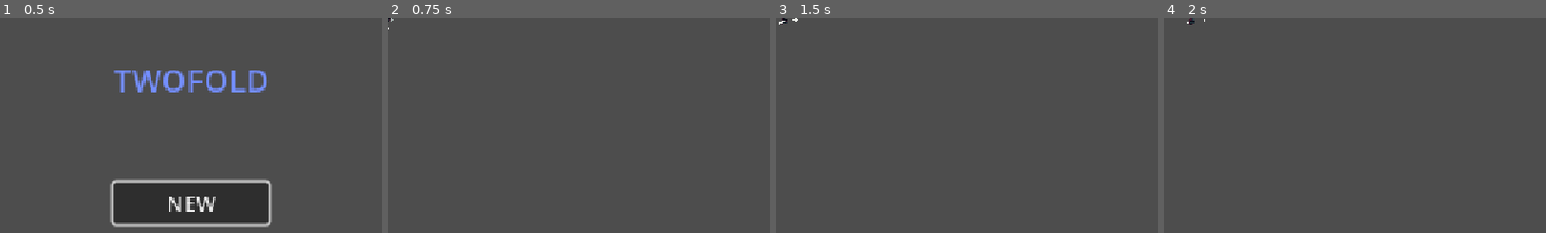
Above: before the commit, frames 1-4 (left to right).
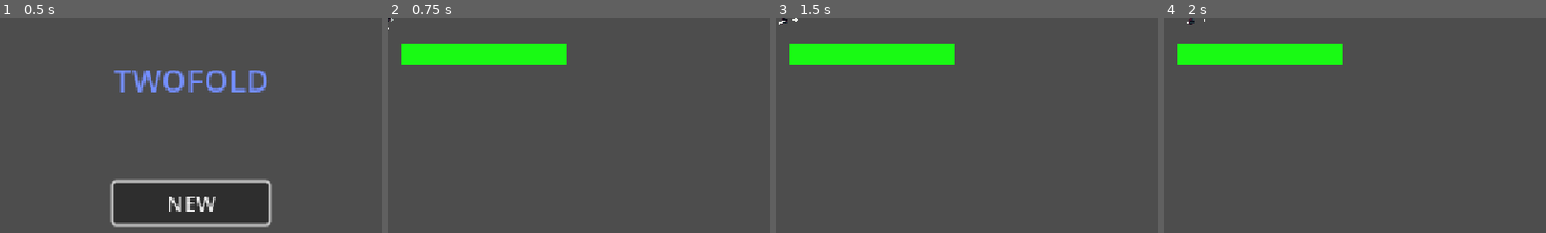
Above: after the commit, the same moments.

Repository: PisangRebus-cmyk/LELE-ZERO-PROJECT
Game: Godot game, scene res://Scene/StartMenu.tscn
Two runs of this game, one before a commit and one after it. Both use one fixed random seed, a clock stepped at 60 frames per second and the inputs below.
Inputs (mouse positions are % of the whole screen's width and height, from its top left):
- Up to frame 1 (0.5 s): no input
- Up to frame 2 (0.75 s): click "NEW" at 0.5 s
- Up to frame 3 (1.5 s): tap Enter at 1.25 s; move the mouse to (72, 45) at 1.27 s; hold D (walk_right) from 1.28 s (still down); click (72, 45) at 1.35 s
- Up to frame 4 (2 s): keep holding D (walk_right)
The pictures show only the part of the screen within x 0-50%, y 0-50%; the shares and areas given below are measured in that part.

Frame 1 is identical in both runs. In frame 2, 4.2% of the frame differs, in the area x 3-47%, y 12-22%; in frame 3, 4.2%; in frame 4, 4.2%.

Commit message:
UI UX V2
pause berfungsi

Diff:
--- /dev/null
+++ b/lele-zero-sigma/Player2.tscn
@@ -0,0 +1,20 @@
+[gd_scene format=3 uid="uid://c0kwevkjs3ew8"]
+
+[ext_resource type="Script" uid="uid://dkbetgv8qv8rw" path="res://Script/player2.gd" id="1_mjxxk"]
+[ext_resource type="Texture2D" uid="uid://yrhbcpbhh0mv" path="res://Assets/Sprites/FuturePrincess_3.png" id="2_eyttc"]
+
+[sub_resource type="CapsuleShape2D" id="CapsuleShape2D_g3ar4"]
+radius = 1.6957312
+
+[node name="Player2" type="CharacterBody2D" unique_id=1063273838]
+script = ExtResource("1_mjxxk")
+
+[node name="CollisionShape2D" type="CollisionShape2D" parent="." unique_id=995423570]
+position = Vector2(0, 18.999998)
+scale = Vector2(-6.179325, 0.8061403)
+shape = SubResource("CapsuleShape2D_g3ar4")
+
+[node name="AnimatedSprite2D" type="AnimatedSprite2D" parent="." unique_id=1798320079]
+
+[node name="Sprite2D" type="Sprite2D" parent="." unique_id=2141952106]
+texture = ExtResource("2_eyttc")
--- a/lele-zero-sigma/Scene/UI.tscn
+++ b/lele-zero-sigma/Scene/UI.tscn
@@ -1,6 +1,30 @@
 [gd_scene format=3 uid="uid://c6n0c6niuuyk4"]
 
-[node name="Control" type="Control" unique_id=2144059541]
+[ext_resource type="Script" uid="uid://bgbf6balm5kfv" path="res://Script/ui.gd" id="1_we040"]
+
+[sub_resource type="StyleBoxFlat" id="StyleBoxFlat_p5viw"]
+
+[sub_resource type="StyleBoxFlat" id="StyleBoxFlat_uj04i"]
+bg_color = Color(0.09803922, 0.98039216, 0.078431375, 1)
+
+[node name="Control" type="CanvasLayer" unique_id=1944569366]
+script = ExtResource("1_we040")
+
+[node name="Bar Atas" type="MarginContainer" parent="." unique_id=864767141]
+offset_right = 270.0
+offset_bottom = 70.0
+theme_override_constants/margin_left = 20
+theme_override_constants/margin_top = 40
+
+[node name="HealthBar" type="ProgressBar" parent="Bar Atas" unique_id=940627238]
+custom_minimum_size = Vector2(250, 30)
+layout_mode = 2
+theme_override_styles/background = SubResource("StyleBoxFlat_p5viw")
+theme_override_styles/fill = SubResource("StyleBoxFlat_uj04i")
+value = 100.0
+show_percentage = false
+
+[node name="Pause Menu" type="Control" parent="." unique_id=945360234]
 layout_mode = 3
 anchors_preset = 15
 anchor_right = 1.0
@@ -8,37 +32,30 @@
 grow_horizontal = 2
 grow_vertical = 2
 
-[node name="Bar Atas" type="MarginContainer" parent="." unique_id=864767141]
-layout_mode = 1
-offset_right = 40.0
-offset_bottom = 40.0
-theme_override_constants/margin_left = 20
-theme_override_constants/margin_top = 40
-
-[node name="HP" type="Label" parent="Bar Atas" unique_id=1700483559]
-layout_mode = 2
-text = "HP
-"
-
-[node name="HealthBar" type="TextureProgressBar" parent="Bar Atas" unique_id=1119715652]
-custom_minimum_size = Vector2(250, 30)
-layout_mode = 2
-value = 100.0
-tint_under = Color(0.80267304, 0.25282338, 0.28437108, 0.3254902)
-
-[node name="Pause Menu" type="CenterContainer" parent="." unique_id=1940860769]
+[node name="ColorRect" type="ColorRect" parent="Pause Menu" unique_id=1625693862]
+show_behind_parent = true
 layout_mode = 1
 anchors_preset = 15
 anchor_right = 1.0
 anchor_bottom = 1.0
 grow_horizontal = 2
 grow_vertical = 2
+mouse_filter = 2
+color = Color(1, 1, 1, 0.22352941)
 
 [node name="VBoxContainer" type="VBoxContainer" parent="Pause Menu" unique_id=2052196544]
-layout_mode = 2
+layout_mode = 0
+offset_left = 428.0
+offset_top = 132.0
+offset_right = 547.0
+offset_bottom = 308.0
+scale = Vector2(2, 2)
+theme_override_constants/separation = 20
 
 [node name="Label" type="Label" parent="Pause Menu/VBoxContainer" unique_id=515756995]
 layout_mode = 2
+text = "PAUSE"
+horizontal_alignment = 1
 
 [node name="ContinueButton" type="Button" parent="Pause Menu/VBoxContainer" unique_id=1759001470]
 layout_mode = 2
--- a/lele-zero-sigma/Scene/cobacoba.tscn
+++ b/lele-zero-sigma/Scene/cobacoba.tscn
@@ -1,7 +1,10 @@
 [gd_scene format=3 uid="uid://1jv6ff0knx16"]
 
+[ext_resource type="PackedScene" uid="uid://c6n0c6niuuyk4" path="res://Scene/UI.tscn" id="1_mcf7f"]
 [ext_resource type="PackedScene" uid="uid://coki0owkgoh26" path="res://Scene/player1.tscn" id="1_wxoss"]
 
 [node name="Node2D" type="Node2D" unique_id=1006963760]
 
+[node name="Control" parent="." unique_id=2144059541 instance=ExtResource("1_mcf7f")]
+
 [node name="Player" parent="." unique_id=1157810840 instance=ExtResource("1_wxoss")]
--- /dev/null
+++ b/lele-zero-sigma/Script/player2.gd
@@ -0,0 +1,32 @@
+extends CharacterBody2D
+
+@export var SPEED := 100
+@export var acceleration := 2000
+
+var facing_direction := Vector2.DOWN
+
+
+func _ready():
+	add_to_group("Player")
+
+func _physics_process(delta: float) -> void:
+	var direction := Input.get_vector("walk_left", "walk_right", "walk_up", "walk_down")
+	if direction != Vector2.ZERO:
+		facing_direction = direction
+
+	velocity.x = move_toward(velocity.x, direction.x * SPEED, acceleration * delta)
+	velocity.y = move_toward(velocity.y, direction.y * SPEED, acceleration * delta)
+	_update_animation(direction)
+	move_and_slide()
+
+# Health Bar
+func take_hit(_damage = 0, _stun_power = 0.0, _knockback = Vector2.ZERO, _attacker = null) -> void:
+	pass
+
+func take_damage(_amount = 0, _push = Vector2.ZERO) -> void:
+	pass
+
+
+# ===================== ANIMASI (masih kosong euy) =====================
+func _update_animation(_direction: Vector2) -> void:
+	pass  # idle / walk
--- /dev/null
+++ b/lele-zero-sigma/Script/ui.gd
@@ -0,0 +1,68 @@
+#NOTES
+#health bar nanti difungsikan ke player1nya
+extends CanvasLayer
+
+const TITLE_SCENE := "res://StartMenu.tscn"
+
+@onready var health_bar: ProgressBar = $"Bar Atas/HealthBar"
+@onready var pause_menu: Control = $"Pause Menu"
+@onready var continue_button: Button = $"Pause Menu/VBoxContainer/ContinueButton"
+@onready var return_button: Button = $"Pause Menu/VBoxContainer/ReturnTitleButton"
+@onready var quit_button: Button = $"Pause Menu/VBoxContainer/QuitButton"
+
+
+var player: Node = null
+var max_hp: float = 1.0
+
+
+func _ready() -> void:
+	process_mode = Node.PROCESS_MODE_ALWAYS
+	pause_menu.hide()
+
+	continue_button.pressed.connect(_resume)
+	return_button.pressed.connect(_return_to_title)
+	quit_button.pressed.connect(get_tree().quit)
+
+
+	await get_tree().process_frame
+	player = get_tree().get_first_node_in_group("Player")
+	if player:
+		max_hp = player.health
+		set_health(player.health, max_hp)
+
+
+func _process(_delta: float) -> void:
+	if is_instance_valid(player):
+		set_health(player.health, max_hp)
+	elif player != null:
+		set_health(0, max_hp)
+
+func _unhandled_input(event: InputEvent) -> void:
+	if event.is_action_pressed("ui_cancel"):
+		if get_tree().paused:
+			_resume()
+		else:
+			_pause()
+		get_viewport().set_input_as_handled()
+
+
+func _pause() -> void:
+	get_tree().paused = true
+	pause_menu.show()
+	continue_button.grab_focus()
+
+
+func _resume() -> void:
+	get_tree().paused = false
+	pause_menu.hide()
+
+
+func _return_to_title() -> void:
+	get_tree().paused = false
+	get_tree().change_scene_to_file("res://Scene/StartMenu.tscn")
+
+
+# HPBar player1
+func set_health(current: float, max_hp: float) -> void:
+	health_bar.max_value = max_hp
+	health_bar.value = current
Binary file added: lele-zero-sigma/Assets/Sprites/FuturePrincess_3.png
Not shown, added: lele-zero-sigma/Assets/Sprites/FuturePrincess_3.png.import
Not shown, added: lele-zero-sigma/Script/player2.gd.uid
Not shown, added: lele-zero-sigma/Script/ui.gd.uid
